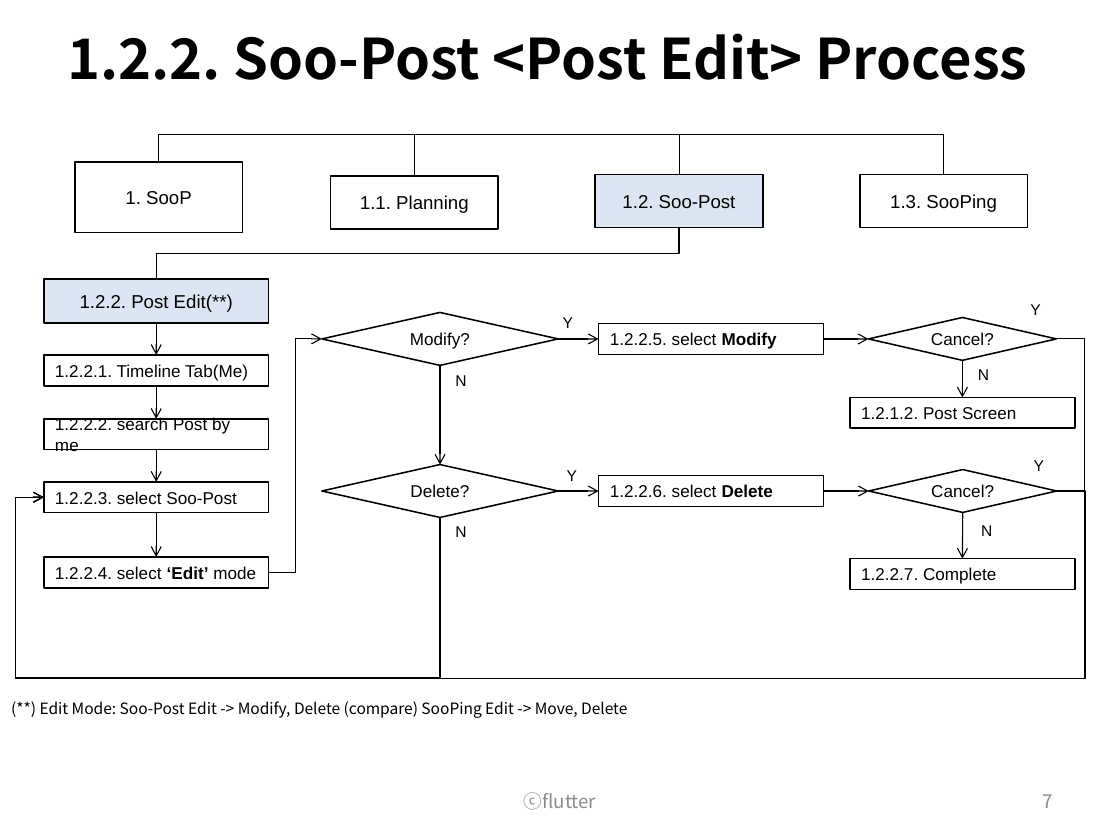
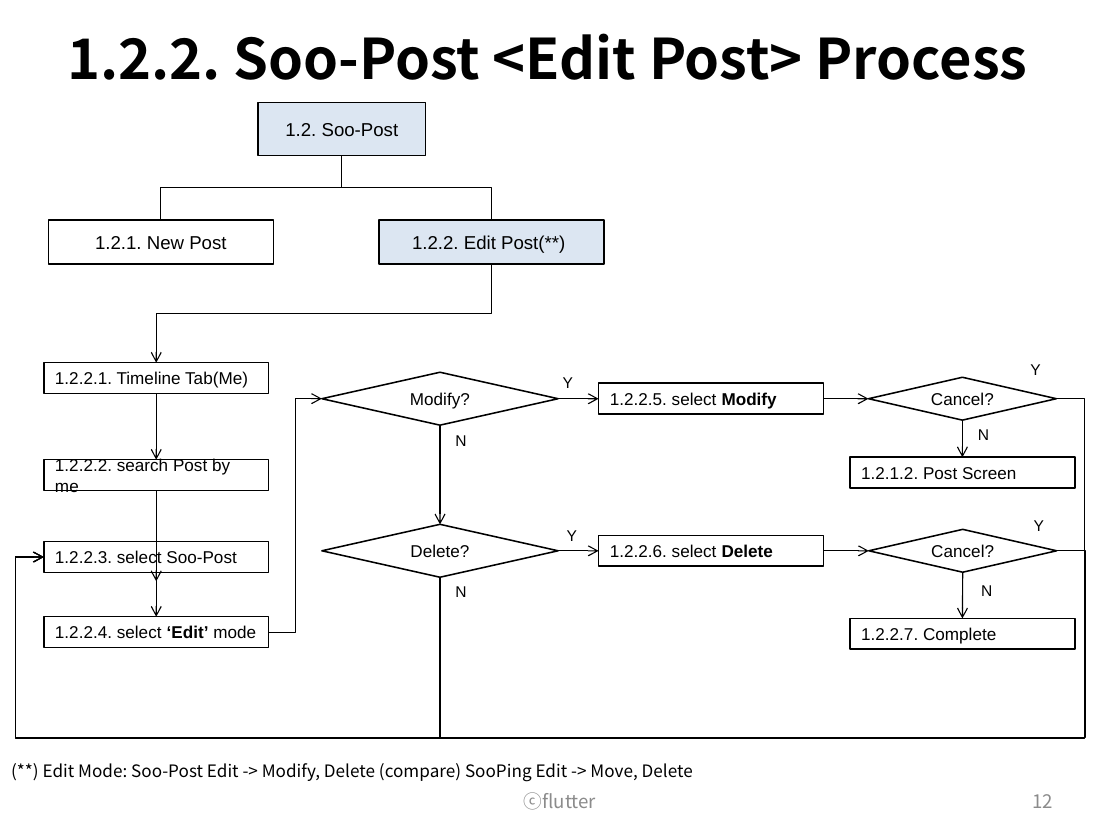
Before and after one commit to wooramc/soop_rep, a slide deck: slide 12 of flutter_process.pptx (slide 7 before the commit). Drawn at 1120x840 pixels with LibreOffice and Linux fonts; fonts in the diff are those of the drawing. Boxes give left, top, right and bottom in pixels: in the first picture for what was removed or moved away, otherwise in the second. Text is boxed around its words. In the diff, an @@ line names an element or a change of style, - is before the commit and + after.

Commit message:
updated

```diff
--- a/flutter_process.pptx
+++ b/flutter_process.pptx
@@ title at box(67, 33, 1028, 80): text changed @@
-1.2.2. Soo-Post <Post Edit> Process
+1.2.2. Soo-Post <Edit Post> Process
@@ rectangle "1.2. Soo-Post": place and size @@
-rectangle "1.2. Soo-Post" at box(595, 175, 763, 227)
+rectangle "1.2. Soo-Post" at box(258, 103, 426, 156)
@@ elbow line removed from (159, 162) to (944, 175) @@
@@ rectangle removed at box(75, 162, 243, 233) @@
-1. SooP
@@ elbow line moved from (159, 162) - (414, 176) to (342, 156) - (161, 221) @@
@@ rectangle removed at box(330, 176, 498, 228) @@
-1.1. Planning
@@ elbow line moved from (159, 162) - (679, 175) to (342, 156) - (492, 221) @@
@@ rectangle removed at box(860, 175, 1028, 227) @@
-1.3. SooPing
@@ rectangle "1.2.1. New Post": place and size @@
-rectangle "1.2.1. New Post" at box(44, 279, 269, 323)
+rectangle "1.2.1. New Post" at box(48, 221, 273, 264)
@@ rectangle "1.2.1. New Post" at box(48, 221, 273, 264): fill #DCE6F2 to none @@
@@ text in rectangle at box(95, 236, 226, 250): text changed @@
-1.2.2. Post Edit(**)
+1.2.1. New Post
@@ rectangle added at box(379, 221, 604, 264), fill #DCE6F2, outline #000000 1 pt, 12 pt, text #000000 @@
+1.2.2. Edit Post(**)
@@ elbow line moved from (679, 227) - (157, 279) to (492, 264) - (157, 363) @@
@@ elbow line (492, 264) - (157, 363): elbow line to elbow arrow @@
@@ arrow removed from (157, 323) to (157, 355) @@
@@ rectangle "1.2.2.1. Timeline Tab(Me)": place and size @@
-rectangle "1.2.2.1. Timeline Tab(Me)" at box(44, 355, 269, 386)
+rectangle "1.2.2.1. Timeline Tab(Me)" at box(44, 363, 269, 394)
@@ arrow moved from (157, 385) - (157, 419) to (157, 393) - (157, 459) @@
@@ rectangle "1.2.2.2. search Post by me": place and size @@
-rectangle "1.2.2.2. search Post by me" at box(44, 419, 269, 450)
+rectangle "1.2.2.2. search Post by me" at box(44, 459, 269, 491)
@@ arrow moved from (157, 450) - (157, 482) to (157, 491) - (157, 581) @@
@@ 8 texts, 8 arrows, 6 rectangles, 4 diamonds, 4 elbow arrows: place and size @@
-8 texts, 8 arrows, 6 rectangles, 4 diamonds, 4 elbow arrows at box(16, 304, 1085, 679)
+8 texts, 8 arrows, 6 rectangles, 4 diamonds, 4 elbow arrows at box(16, 364, 1085, 738)
@@ text "(**) Edit Mode: Soo-Post Edit ...": place and size @@
-text "(**) Edit Mode: Soo-Post Edit ..." at box(40, 701, 627, 718)
+text "(**) Edit Mode: Soo-Post Edit ..." at box(43, 763, 693, 782)
@@ text "(**) Edit Mode: Soo-Post Edit ..." at box(43, 763, 693, 782): size 10 to 11 pt @@
@@ page number at box(1032, 794, 1053, 808): text changed @@
-7
+12
```
Also in this commit, not shown: 8 other slides changed, 6 slides added.
